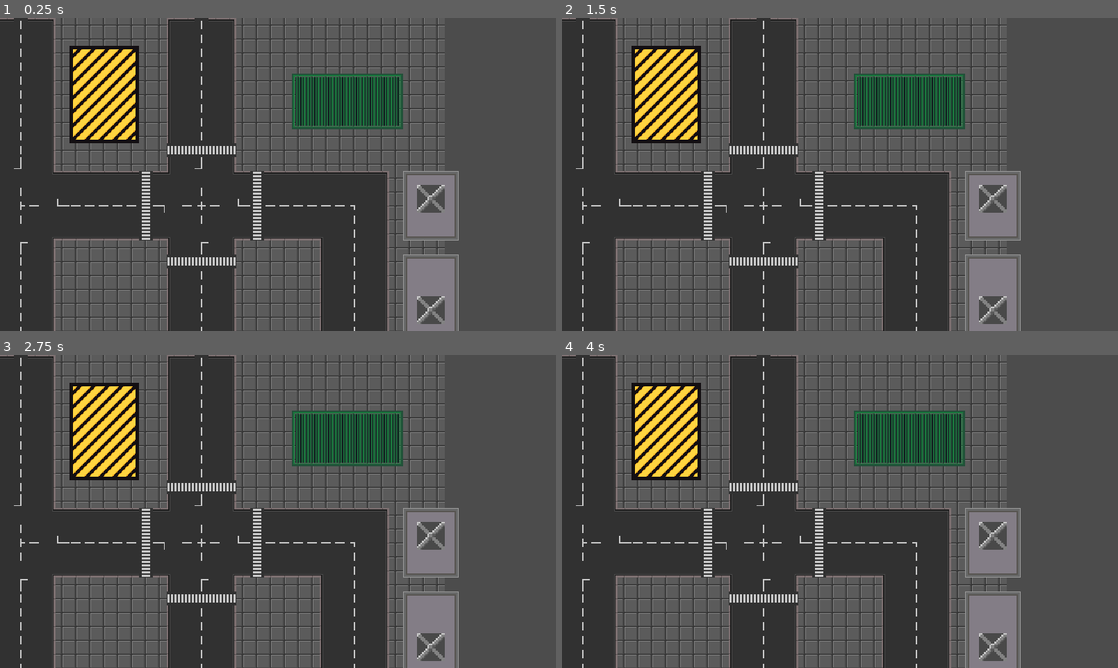
Above: before the commit, frames 1-4 (two rows, left to right).
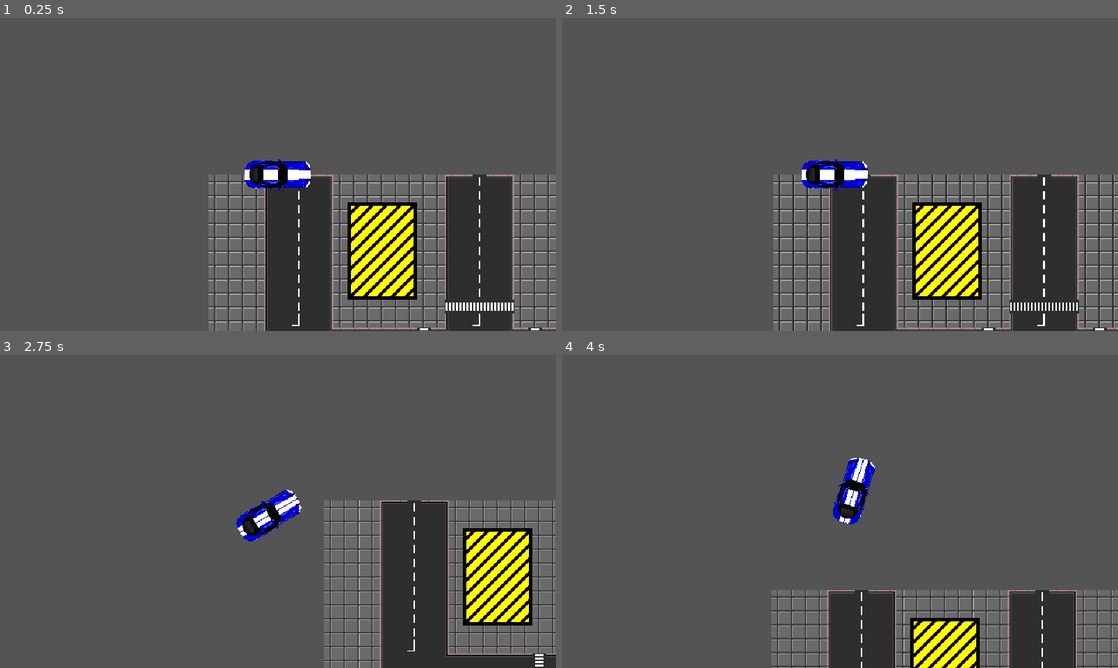
Above: after the commit, the same moments.

Repository: RabbleTeam/BurningHorizonSSS
Game: Godot game, scene res://World/Master_TestWorld.tscn
Same seed, same stepped clock (60 frames per second), same inputs: the game is played once before the commit and once after it. Before the commit the project starts from res://World/TestWorld.tscn.
Inputs:
- Up to frame 1 (0.25 s): no input
- Up to frame 2 (1.5 s): tap Enter at 0.5 s; hold D (right, bound only after the commit) 0.53-1.28 s; tap Space at 1.25 s; hold S (backward, bound only after the commit) from 1.28 s (still down)
- Up to frame 3 (2.75 s): release S (backward, bound only after the commit) at 2.03 s; hold D (right, bound only after the commit) from 2.03 s (still down)
- Up to frame 4 (4 s): release D (right, bound only after the commit) at 2.78 s; hold W (forward, bound only after the commit) 2.78-3.53 s; hold A (left, bound only after the commit) from 3.53 s (still down)

The runs differ from the first frame. In frame 1, 62% of the frame differs, in the area x 0-100%, y 0-100%; in frame 2, 62%; in frame 3, 64%; in frame 4, 59%.

Commit message:
Changed controls settings, adapted TestWorld, created a player

Diff:
--- /dev/null
+++ b/Player/Player.gd
@@ -0,0 +1,64 @@
+extends KinematicBody2D
+
+
+export (int) var wheel_base = 70
+export (int) var steering_angle = 35
+export (int) var engine_power = 800
+export (float) var friction = -1.9
+export (float) var drag = -0.001
+export (int) var braking = -450
+export (int) var max_speed_reverce = 1250
+export (int) var slip_speed = 400
+export (float) var traction_fast = 0.1
+export (float) var traction_slow = 0.7
+
+var acceleration = Vector2.ZERO
+var velocity = Vector2.ZERO
+var steer_direction
+
+
+func _physics_process(delta):
+	acceleration = Vector2.ZERO
+	get_input()
+	apply_friction()
+	calculate_steering(delta)
+	velocity += acceleration * delta
+	velocity = move_and_slide(velocity)
+
+
+func apply_friction():
+	if velocity.length() < 5:
+		velocity = Vector2.ZERO
+	var friction_force = velocity * friction
+	var drag_force = velocity * velocity.length() * drag
+	acceleration += drag_force + friction_force
+
+
+func get_input():
+	var turn = 0
+	if Input.is_action_pressed("right"):
+		turn += 1
+	if Input.is_action_pressed("left"):
+		turn -= 1
+	steer_direction = turn * deg2rad(steering_angle)
+	if Input.is_action_pressed("forward"):
+		acceleration = transform.x * engine_power
+	if Input.is_action_pressed("backward"):
+		acceleration = transform.x * braking
+
+
+func calculate_steering(delta):
+	var rear_wheel = position - transform.x * wheel_base / 2.0
+	var front_wheel = position + transform.x * wheel_base / 2.0
+	rear_wheel += velocity * delta
+	front_wheel += velocity.rotated(steer_direction) * delta
+	var new_heading = (front_wheel - rear_wheel).normalized()
+	var traction = traction_slow
+	if velocity.length() > slip_speed:
+		traction = traction_fast
+	var d = new_heading.dot(velocity.normalized())
+	if d > 0:
+		velocity = velocity.linear_interpolate(new_heading * velocity.length(), traction)
+	if d < 0:
+		velocity = -new_heading * min(velocity.length(), max_speed_reverce)
+	rotation = new_heading.angle()
--- /dev/null
+++ b/Player/Player.tscn
@@ -0,0 +1,24 @@
+[gd_scene load_steps=4 format=2]
+
+[ext_resource path="res://Player/Player.gd" type="Script" id=1]
+[ext_resource path="res://Player/Player.png" type="Texture" id=2]
+
+[sub_resource type="CapsuleShape2D" id=1]
+radius = 16.0
+height = 60.0
+
+[node name="Player" type="KinematicBody2D"]
+script = ExtResource( 1 )
+
+[node name="Sprite" type="Sprite" parent="."]
+scale = Vector2( 0.45, 0.45 )
+texture = ExtResource( 2 )
+
+[node name="CollisionShape2D" type="CollisionShape2D" parent="."]
+rotation = 1.5708
+shape = SubResource( 1 )
+__meta__ = {
+"_edit_group_": true
+}
+
+[node name="RemoteTransform2D" type="RemoteTransform2D" parent="."]
--- /dev/null
+++ b/World/Master_TestWorld.tscn
@@ -0,0 +1,65 @@
+[gd_scene load_steps=5 format=2]
+
+[ext_resource path="res://World/TestWorld.tscn" type="PackedScene" id=1]
+
+[sub_resource type="Shader" id=1]
+code = "shader_type canvas_item;
+
+uniform float brightness = 1.0;
+uniform float contrast = 1.0;
+uniform float saturation = 1.0;
+
+uniform sampler2D vp;
+
+void fragment() {
+	vec3 c = textureLod(vp, SCREEN_UV, 0.0).rgb;
+
+        c.rgb = mix(vec3(0.0), c.rgb, brightness);
+        c.rgb = mix(vec3(0.5), c.rgb, contrast);
+        c.rgb = mix(vec3(dot(vec3(1.0), c.rgb)*0.33333), c.rgb, saturation);
+
+        COLOR.rgb = c;
+	}"
+
+[sub_resource type="ViewportTexture" id=2]
+viewport_path = NodePath("ViewportContainer/Viewport")
+
+[sub_resource type="ShaderMaterial" id=3]
+resource_local_to_scene = true
+shader = SubResource( 1 )
+shader_param/brightness = 1.2
+shader_param/contrast = 1.2
+shader_param/saturation = 1.6
+shader_param/vp = SubResource( 2 )
+
+[node name="Master" type="Node2D"]
+
+[node name="ViewportContainer" type="ViewportContainer" parent="."]
+material = SubResource( 3 )
+anchor_right = 1.0
+anchor_bottom = 1.0
+margin_right = 640.0
+margin_bottom = 360.0
+size_flags_horizontal = 3
+size_flags_vertical = 3
+stretch = true
+__meta__ = {
+"_edit_use_anchors_": false
+}
+
+[node name="Viewport" type="Viewport" parent="ViewportContainer"]
+size = Vector2( 640, 360 )
+handle_input_locally = false
+msaa = 2
+disable_3d = true
+render_target_update_mode = 3
+
+[node name="TestWorld" parent="ViewportContainer/Viewport" instance=ExtResource( 1 )]
+
+[node name="Camera2D" type="Camera2D" parent="ViewportContainer/Viewport/TestWorld"]
+current = true
+smoothing_enabled = true
+
+[editable path="ViewportContainer/Viewport/TestWorld"]
+
+[editable path="ViewportContainer/Viewport/TestWorld/Player"]
--- a/World/TestWorld.tscn
+++ b/World/TestWorld.tscn
@@ -6,6 +6,7 @@
 [ext_resource path="res://World/Tiles/RoofOverlap.png" type="Texture" id=4]
 [ext_resource path="res://World/Tiles/CargoTiles.png" type="Texture" id=5]
 [ext_resource path="res://World/Tiles/WarningTiles.png" type="Texture" id=6]
+[ext_resource path="res://Player/Player.tscn" type="PackedScene" id=7]
 
 [sub_resource type="TileSet" id=100]
 0/name = "RoadTiles.png 0"
@@ -1239,25 +1240,23 @@
 
 [node name="TestWorld" type="Node2D"]
 
-[node name="SceneRoot" type="Node2D" parent="."]
-
-[node name="YSort" type="YSort" parent="SceneRoot"]
-
-[node name="Road" type="TileMap" parent="SceneRoot/YSort"]
+[node name="YSort" type="YSort" parent="."]
+
+[node name="Road" type="TileMap" parent="YSort"]
 tile_set = SubResource( 100 )
 cell_size = Vector2( 16, 16 )
 cell_custom_transform = Transform2D( 16, 0, 0, 16, 0, 0 )
 format = 1
 tile_data = PoolIntArray( 65535, 0, 0, 0, 0, 1, 1, 0, 1, 2, 0, 1, 3, 0, 2, 4, 1, 0, 5, 1, 0, 6, 1, 0, 7, 1, 0, 8, 1, 0, …(15222 unchanged characters)…
 
-[node name="RoadOverlap" type="TileMap" parent="SceneRoot/YSort"]
+[node name="RoadOverlap" type="TileMap" parent="YSort"]
 tile_set = SubResource( 101 )
 cell_size = Vector2( 16, 16 )
 cell_custom_transform = Transform2D( 16, 0, 0, 16, 0, 0 )
 format = 1
 tile_data = PoolIntArray( 65531, 17, 0, 65532, 17, 0, 65533, 17, 0, 65534, 17, 0, 1, 0, 0, 4, 17, 0, 5, 17, 0, 6, 17, 0 …(12325 unchanged characters)…
 
-[node name="Objects" type="TileMap" parent="SceneRoot/YSort"]
+[node name="Objects" type="TileMap" parent="YSort"]
 tile_set = SubResource( 50 )
 cell_size = Vector2( 16, 16 )
 cell_custom_transform = Transform2D( 16, 0, 0, 16, 0, 0 )
@@ -1265,7 +1264,7 @@
 format = 1
 tile_data = PoolIntArray( 131077, 0, 0, 131078, 0, 1, 131079, 0, 1, 131080, 0, 1, 131081, 0, 2, 196613, 0, 65536, 19661 …(1074 unchanged characters)…
 
-[node name="Roofs" type="TileMap" parent="SceneRoot/YSort"]
+[node name="Roofs" type="TileMap" parent="YSort"]
 tile_set = SubResource( 98 )
 cell_size = Vector2( 16, 16 )
 cell_custom_transform = Transform2D( 16, 0, 0, 16, 0, 0 )
@@ -1273,10 +1272,17 @@
 format = 1
 tile_data = PoolIntArray( 720925, 0, 0, 720926, 0, 1, 720927, 0, 1, 720928, 0, 2, 786461, 0, 65536, 786462, 0, 65537, 7 …(1493 unchanged characters)…
 
-[node name="RoofsOverlap" type="TileMap" parent="SceneRoot/YSort"]
+[node name="RoofsOverlap" type="TileMap" parent="YSort"]
 tile_set = SubResource( 99 )
 cell_size = Vector2( 32, 32 )
 cell_quadrant_size = 32
 cell_custom_transform = Transform2D( 32, 0, 0, 32, 0, 0 )
 format = 1
 tile_data = PoolIntArray( 393231, 1, 0, 655375, 1, 0, 786463, 1, 0, 1048589, 1, 0, 1048591, 0, 0, 1376286, 1, 0, 1441822, 1, 0, 1441823, 1, 0, 2031646, 1, 0, 2031647, 1, 0, 2097178, 1, 0, 2097182, 1, 0, 2097183, 1, 0 )
+
+[node name="Player" parent="." instance=ExtResource( 7 )]
+
+[node name="RemoteTransform2D" parent="Player" index="2"]
+remote_path = NodePath("../../Camera2D")
+
+[editable path="Player"]
--- a/project.godot
+++ b/project.godot
@@ -16,7 +16,7 @@
 [application]
 
 config/name="Burning Horizon SSS"
-run/main_scene="res://World/TestWorld.tscn"
+run/main_scene="res://World/Master_TestWorld.tscn"
 config/icon="res://icon.png"
 
 [display]
@@ -51,6 +51,34 @@
 "svg/scale": 1.0
 }
 
+[input]
+
+forward={
+"deadzone": 0.5,
+"events": [ Object(InputEventKey,"resource_local_to_scene":false,"resource_name":"","device":0,"alt":false,"shift":false,"control":false,"meta":false,"command":false,"pressed":false,"scancode":87,"unicode":0,"echo":false,"script":null)
+ ]
+}
+backward={
+"deadzone": 0.5,
+"events": [ Object(InputEventKey,"resource_local_to_scene":false,"resource_name":"","device":0,"alt":false,"shift":false,"control":false,"meta":false,"command":false,"pressed":false,"scancode":83,"unicode":0,"echo":false,"script":null)
+ ]
+}
+left={
+"deadzone": 0.5,
+"events": [ Object(InputEventKey,"resource_local_to_scene":false,"resource_name":"","device":0,"alt":false,"shift":false,"control":false,"meta":false,"command":false,"pressed":false,"scancode":65,"unicode":0,"echo":false,"script":null)
+ ]
+}
+right={
+"deadzone": 0.5,
+"events": [ Object(InputEventKey,"resource_local_to_scene":false,"resource_name":"","device":0,"alt":false,"shift":false,"control":false,"meta":false,"command":false,"pressed":false,"scancode":68,"unicode":0,"echo":false,"script":null)
+ ]
+}
+brake={
+"deadzone": 0.5,
+"events": [ Object(InputEventKey,"resource_local_to_scene":false,"resource_name":"","device":0,"alt":false,"shift":false,"control":false,"meta":false,"command":false,"pressed":false,"scancode":32,"unicode":0,"echo":false,"script":null)
+ ]
+}
+
 [layer_names]
 
 2d_physics/layer_1="World"
Binary file added: Player/Player.png
Not shown, added: Player/Player.png.import
Not shown: 1 places in World/TestWorld.tscn that only renumber resources
